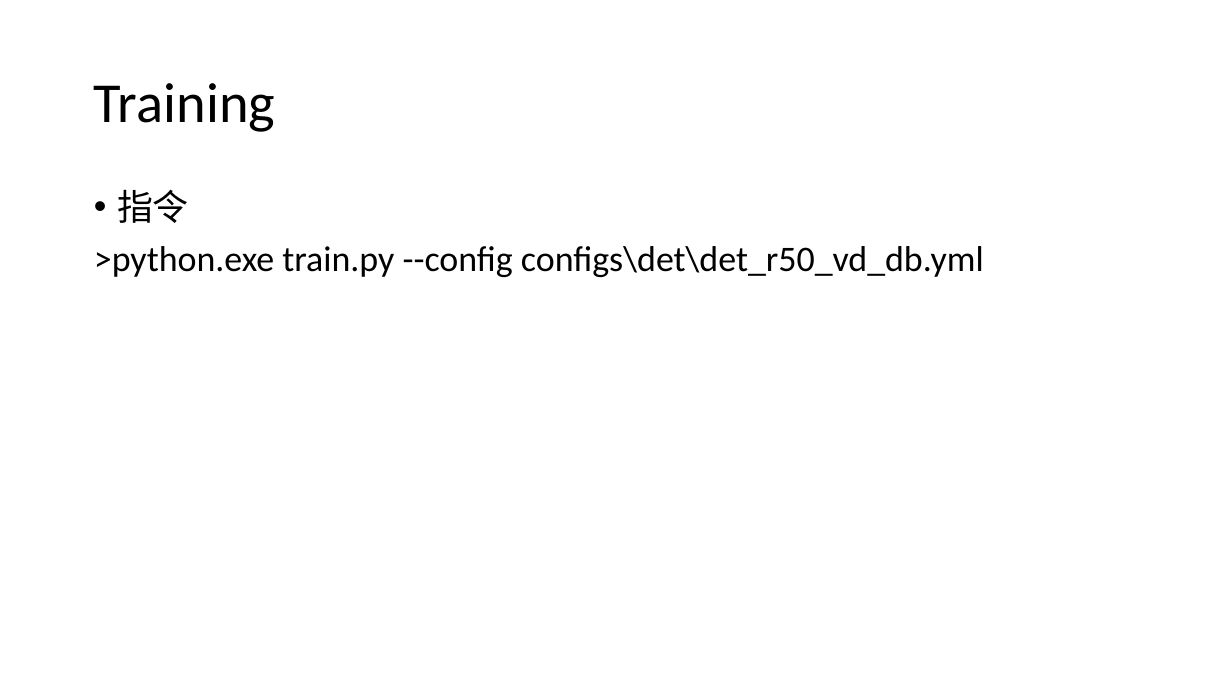
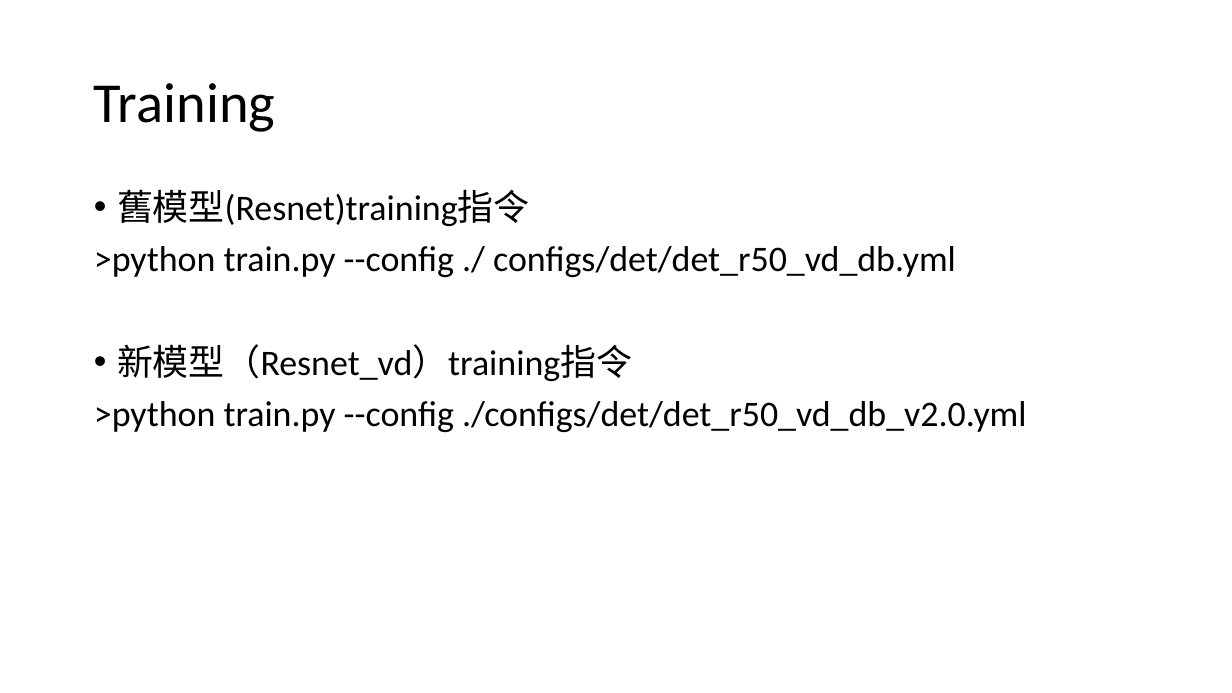
Before and after one commit to Ping-ChenTsai417/ocr_training_det, a slide deck: slide 2 of Torch_train.pptx. Drawn at 1232x693 pixels with LibreOffice and Linux fonts; fonts in the diff are those of the drawing. Boxes give left, top, right and bottom in pixels: in the first picture for what was removed or moved away, otherwise in the second. Text is boxed around its words. In the diff, an @@ line names an element or a change of style, - is before the commit and + after.

Commit message:
ppt

```diff
--- a/Torch_train.pptx
+++ b/Torch_train.pptx
@@ text at (94,189,1027,432): text changed @@
-• 指令
->python.exe train.py --config configs\det\det_r50_vd_db.yml
+• 舊模型(Resnet)training指令
+>python train.py --config ./ configs/det/det_r50_vd_db.yml
+• 新模型（Resnet_vd）training指令
+>python train.py --config ./configs/det/det_r50_vd_db_v2.0.yml
```
Also in this commit, not shown: 1 other slide changed, 1 slide added, 32 other files.
